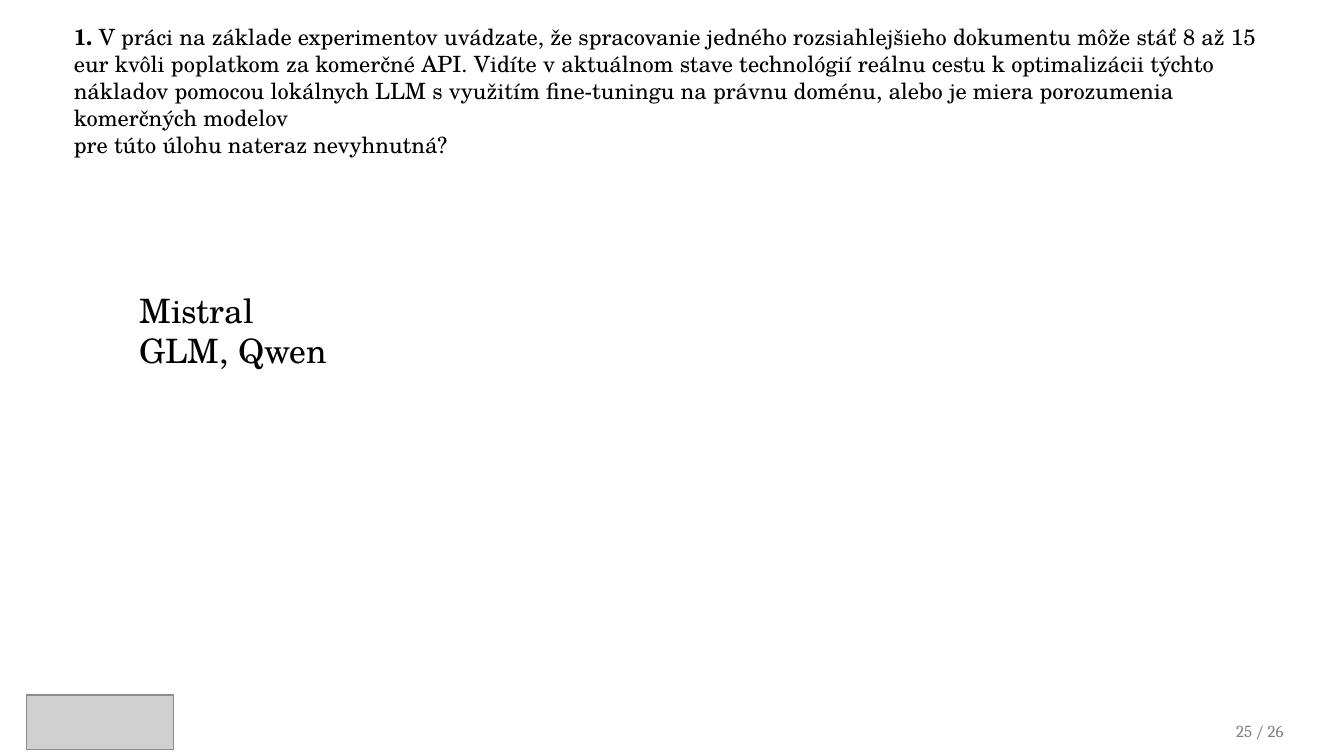
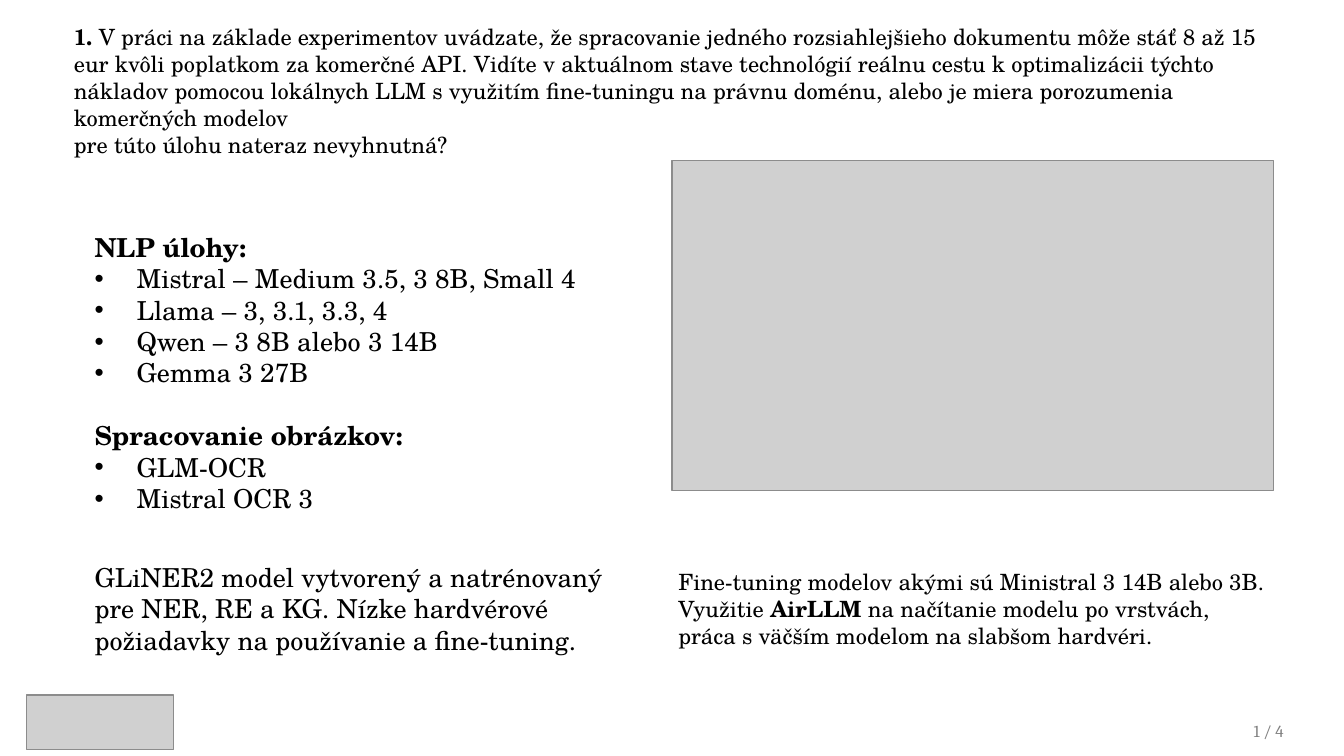
Before and after one commit to samuelbagin1/llm-knowledge-graph, a slide deck: slide 20 of presentations/Tvorba_znalostnych_grafov_obhajoba1.pptx (slide 24 before the commit). Drawn at 1344x756 pixels with LibreOffice and Linux fonts; fonts in the diff are those of the drawing; grey boxes stand for pictures. Boxes give left, top, right and bottom in pixels: in the first picture for what was removed or moved away, otherwise in the second. Text is boxed around its words. In the diff, an @@ line names an element or a change of style, - is before the commit and + after.

```diff
--- a/presentations/Tvorba_znalostnych_grafov_obhajoba1.pptx
+++ b/presentations/Tvorba_znalostnych_grafov_obhajoba1.pptx
@@ picture added at [672,160,1273,491] @@
@@ text at [95,237,576,509]: text changed; size 18 to 14 pt @@
-Mistral
-GLM, Qwen
+NLP úlohy:
+• Mistral – Medium 3.5, 3 8B, Small 4
+• Llama – 3, 3.1, 3.3, 4
+• Qwen – 3 8B alebo 3 14B
+• Gemma 3 27B
+Spracovanie obrázkov:
+• GLM-OCR
+• Mistral OCR 3
@@ text added at [95,567,602,656], 14 pt, text #000000 @@
+GLiNER2 model vytvorený a natrénovaný pre NER, RE a KG. Nízke hardvérové požiadavky na používanie a fine-tuning.
@@ text added at [678,573,1264,649], 12 pt, text #000000 @@
+Fine-tuning modelov akými sú Ministral 3 14B alebo 3B.
+Využitie AirLLM na načítanie modelu po vrstvách, práca s väčším modelom na slabšom hardvéri.
@@ text at [1254,726,1283,737]: text changed @@
-25 / 26
+1 / 4
```
Also in this commit, not shown: 20 other slides changed, 5 slides removed, 7 other files.
